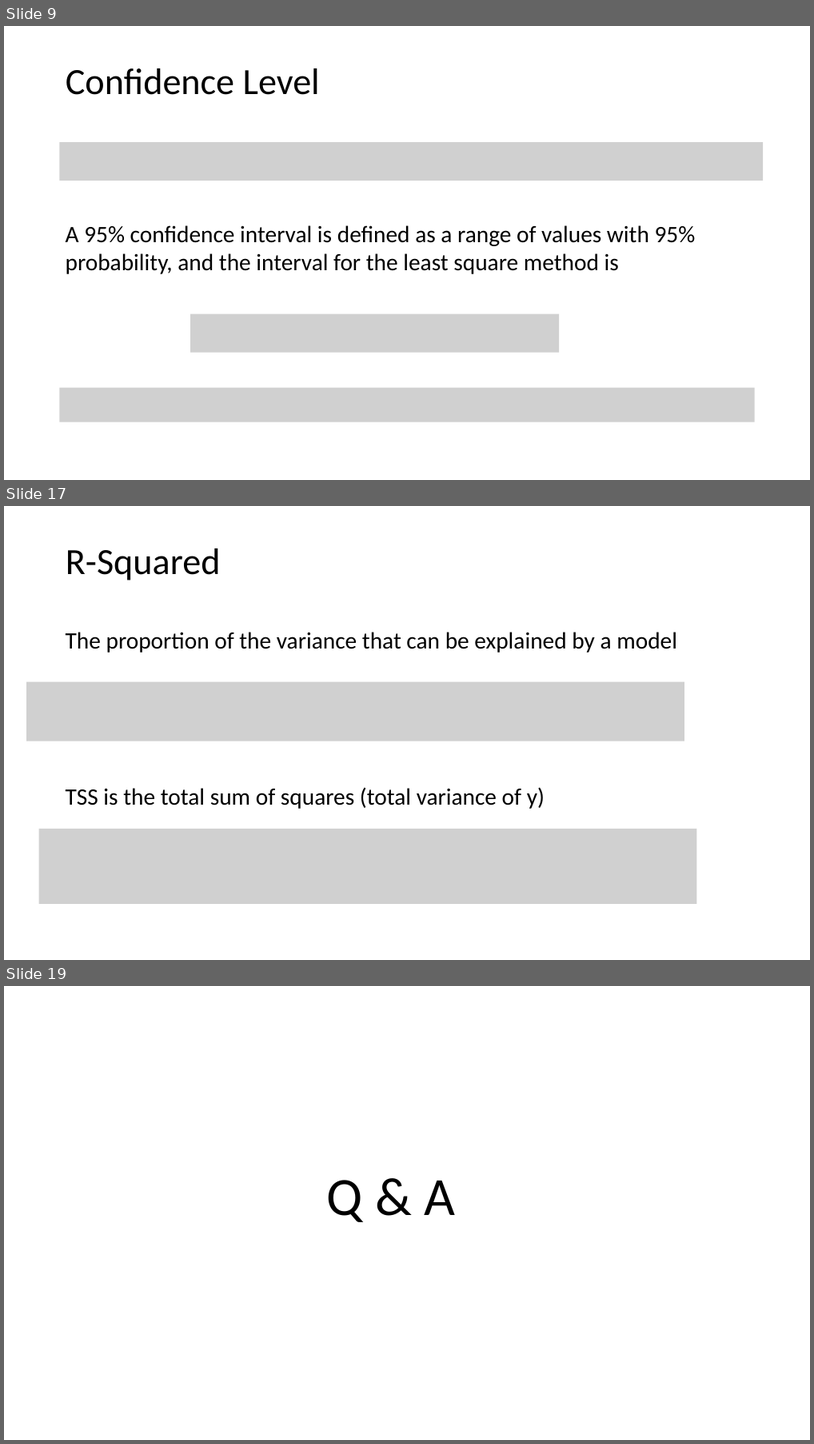
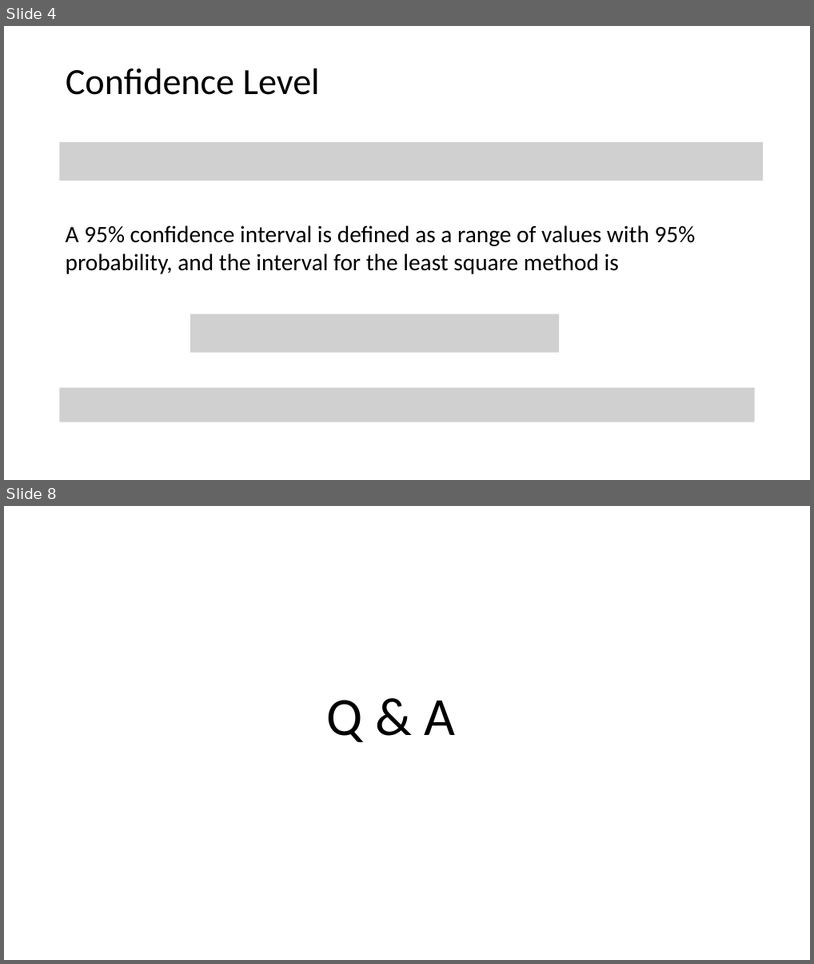
Before and after one commit to tianzheng4/tianzheng4.github.io, a slide deck: _umkc-teaching/slides/Lecture4.pptx. Shown one above the other, each under a label of ours: slides 9, 17 and 19 before the commit, slides 4 and 8 after it; the slides between them are not shown. The pictures are 814x1444 and 814x964 pixels, drawn with LibreOffice and Linux fonts; fonts in the diff are those of the drawing; grey boxes stand for pictures. Boxes give left, top, right and bottom in pixels: in the first picture for what was removed or moved away, otherwise in the second. Text is boxed around its words. In the diff, an @@ line names an element or a change of style, - is before the commit and + after.

```diff
--- a/_umkc-teaching/slides/Lecture4.pptx
+++ b/_umkc-teaching/slides/Lecture4.pptx
@@ slide 17 removed at box(4, 506, 810, 960), background #FFFFFF @@
@@ title removed at box(66, 548, 221, 580) @@
-R-Squared
@@ text removed at box(66, 632, 678, 652) @@
-The proportion of the variance that can be explained by a model
@@ picture removed at box(26, 681, 685, 740) @@
@@ text removed at box(66, 787, 545, 808) @@
-TSS is the total sum of squares (total variance of y)
@@ picture removed at box(39, 828, 698, 904) @@
@@ what was slide 9 is now slide 4 @@
@@ what was slide 19 is now slide 8 @@
```
Also in this commit, not shown: 3 slides added, 13 other slides removed, 3 other files.
